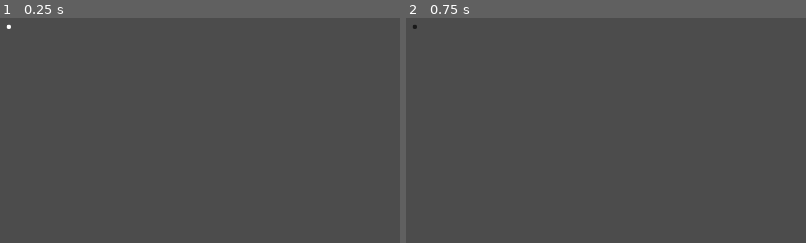
Above: before the commit, frames 1-2 (left to right).
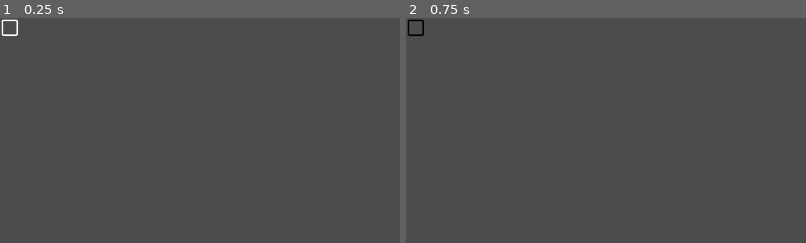
Above: after the commit, the same moments.

Repository: Epsilon0xCell/Lorien
Game: Godot game, scene res://UI/Components/PaletteButton.tscn
Two runs of this game, one before a commit and one after it. Both use one fixed random seed, a clock stepped at 60 frames per second and the inputs below. This scene is started directly instead of the project's main scene.
Inputs (mouse positions are % of the whole screen's width and height, from its top left):
- Up to frame 1 (0.25 s): no input
- Up to frame 2 (0.75 s): tap Enter at 0.5 s; move the mouse to (1, 2) at 0.52 s; hold D (player_move_right) from 0.53 s (still down); tap Delete (delete_selected_strokes) at 0.6 s; click (1, 2) at 0.67 s
The pictures show only the part of the screen within x 0-50%, y 0-50%; the shares and areas given below are measured in that part.

The runs differ from the first frame. In frame 1, 0.1% of the frame differs, in the area x 0-5%, y 0-8%; in frame 2, 0.1%.

Commit message:
Changed PaletteButton back to normal outline

Diff:
--- a/lorien/Main.tscn
+++ b/lorien/Main.tscn
@@ -70,10 +70,10 @@
 }
 
 [node name="ColorPicker" type="ColorPicker" parent="BackgroundColorPickerPopup/PanelContainer"]
-margin_left = 568.0
-margin_top = 568.0
-margin_right = 878.001
-margin_bottom = 984.0
+margin_left = 572.0
+margin_top = 572.0
+margin_right = 882.001
+margin_bottom = 988.0
 edit_alpha = false
 presets_enabled = false
 presets_visible = false
--- a/lorien/UI/Components/PaletteButton.gd
+++ b/lorien/UI/Components/PaletteButton.gd
@@ -29,13 +29,11 @@
 
 # -------------------------------------------------------------------------------------------------
 func _get_selection_color() -> Color:
-	var v := color.inverted().v
-	return Color(v, v, v)
+	return Color.black
 
 # -------------------------------------------------------------------------------------------------
 func _get_hover_color() -> Color:
-	var v := color.darkened(0.1).inverted().v
-	return Color(v, v, v)
+	return Color.black
 
 # -------------------------------------------------------------------------------------------------
 func _on_PaletteButton_gui_input(event: InputEvent) -> void:
--- a/lorien/UI/Components/PaletteButton.tscn
+++ b/lorien/UI/Components/PaletteButton.tscn
@@ -1,38 +1,35 @@
 [gd_scene load_steps=4 format=2]
 
-[ext_resource path="res://Assets/Icons/dot.png" type="Texture" id=1]
+[ext_resource path="res://Assets/Icons/palette_button_outline.png" type="Texture" id=1]
 [ext_resource path="res://Assets/Icons/palette_button.png" type="Texture" id=2]
 [ext_resource path="res://UI/Components/PaletteButton.gd" type="Script" id=3]
 
 [node name="PaletteButton" type="Control"]
 anchor_right = 1.0
 anchor_bottom = 1.0
-margin_right = -1888.0
-margin_bottom = -1048.0
-rect_min_size = Vector2( 32, 32 )
+margin_right = -1885.0
+margin_bottom = -1045.0
+rect_min_size = Vector2( 35, 35 )
 script = ExtResource( 3 )
 __meta__ = {
 "_edit_use_anchors_": false
 }
 
 [node name="Color" type="TextureRect" parent="."]
-margin_right = 32.0
-margin_bottom = 32.0
+anchor_right = 1.0
+anchor_bottom = 1.0
 texture = ExtResource( 2 )
+stretch_mode = 4
 __meta__ = {
 "_edit_use_anchors_": false
 }
 
 [node name="Selection" type="TextureRect" parent="."]
-anchor_left = 0.5
-anchor_top = 0.5
-anchor_right = 0.5
-anchor_bottom = 0.5
-margin_left = -4.0
-margin_top = -4.0
-margin_right = 4.0
-margin_bottom = 4.0
+anchor_right = 1.0
+anchor_bottom = 1.0
 texture = ExtResource( 1 )
+expand = true
+stretch_mode = 4
 __meta__ = {
 "_edit_use_anchors_": false
 }
Binary file added: lorien/Assets/Icons/palette_button_outline.png
Not shown, added: lorien/Assets/Icons/palette_button_outline.png.import
Not shown, changed: art/custom_icons.afdesign
